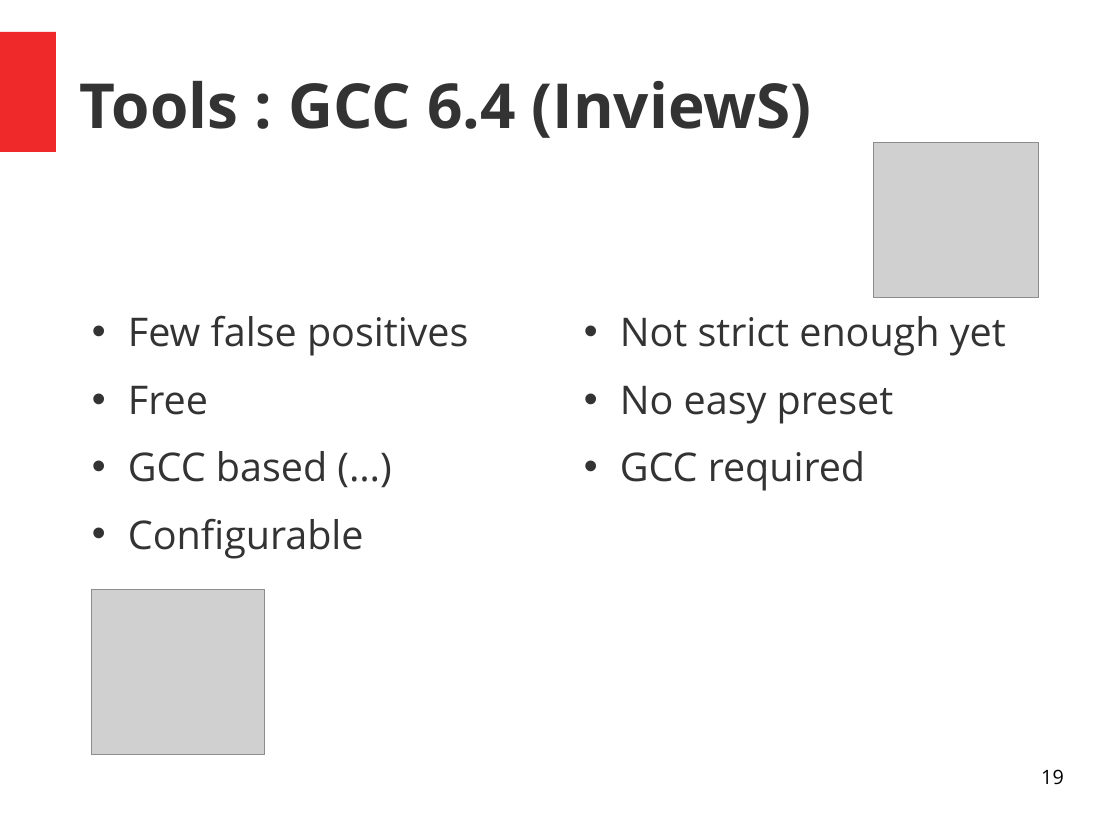
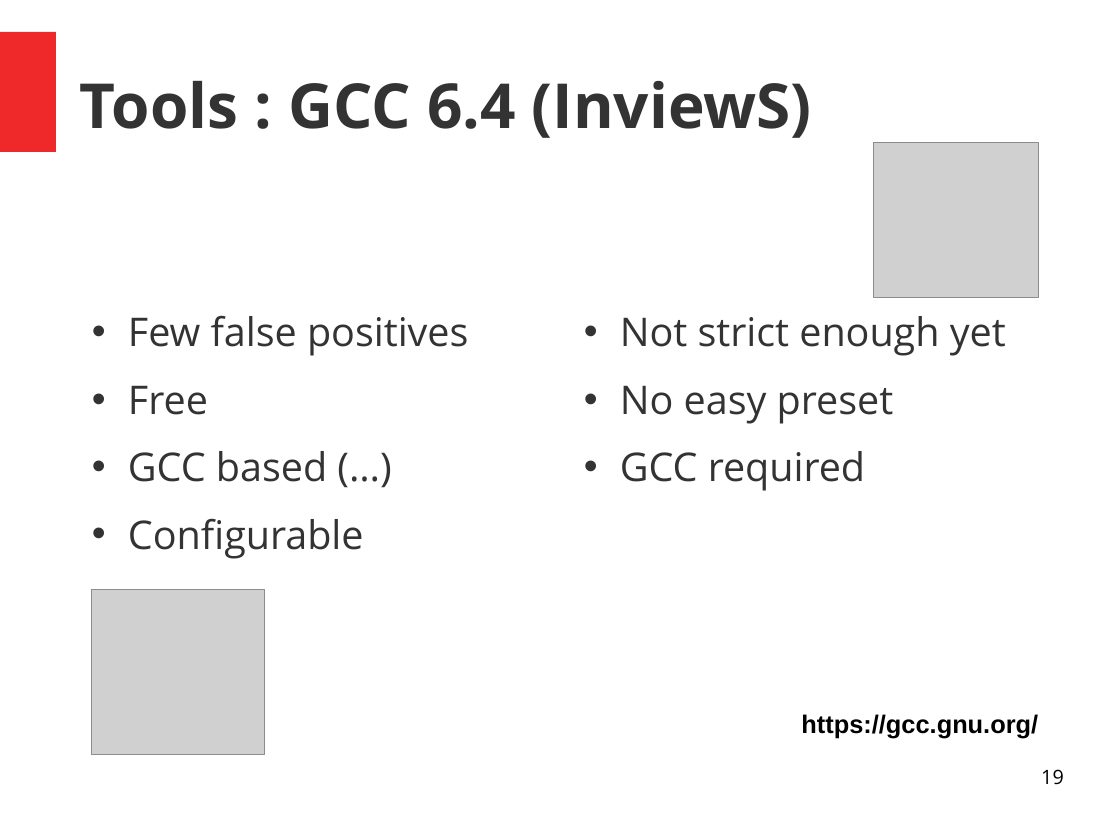
Before and after one commit to PandaChauve/StaticAnalysisTests, a slide deck: slide 19 of Untitled 1.odp. Drawn at 1120x840 pixels with LibreOffice and Linux fonts; fonts in the diff are those of the drawing; grey boxes stand for pictures. Boxes give left, top, right and bottom in pixels: in the first picture for what was removed or moved away, otherwise in the second. Text is boxed around its words. In the diff, an @@ line names an element or a change of style, - is before the commit and + after.

```diff
--- a/Untitled 1.odp
+++ b/Untitled 1.odp
@@ text added at [801,714,1038,739], 18 pt, text #000000, bold @@
+https://gcc.gnu.org/
```
Also in this commit, not shown: 7 other slides changed, 8 slides added.
